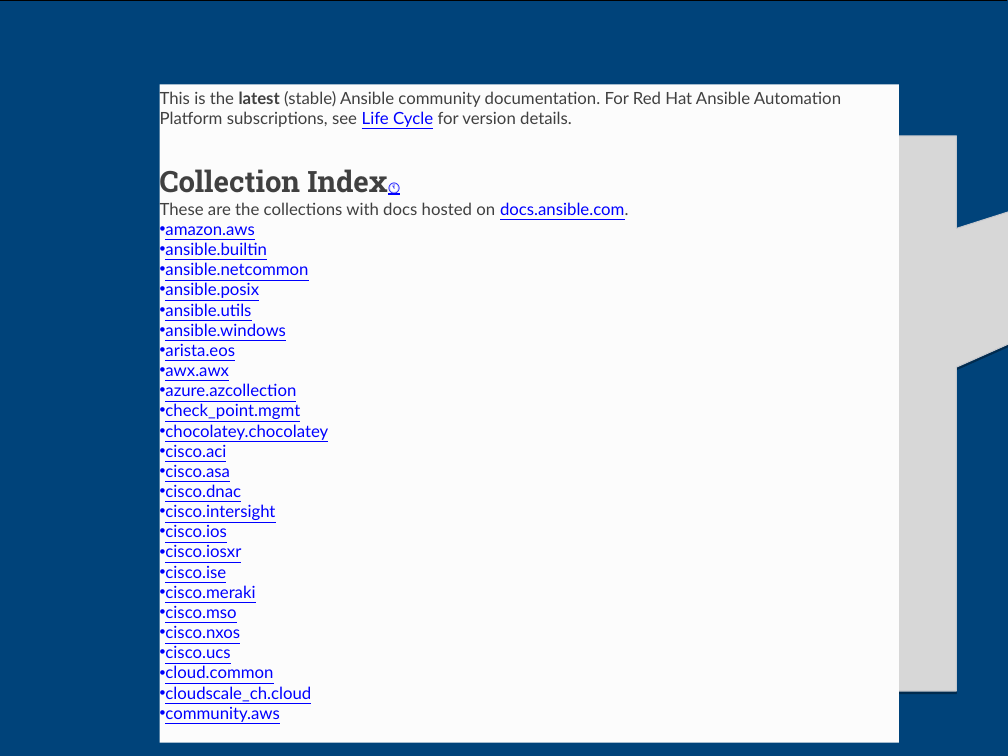
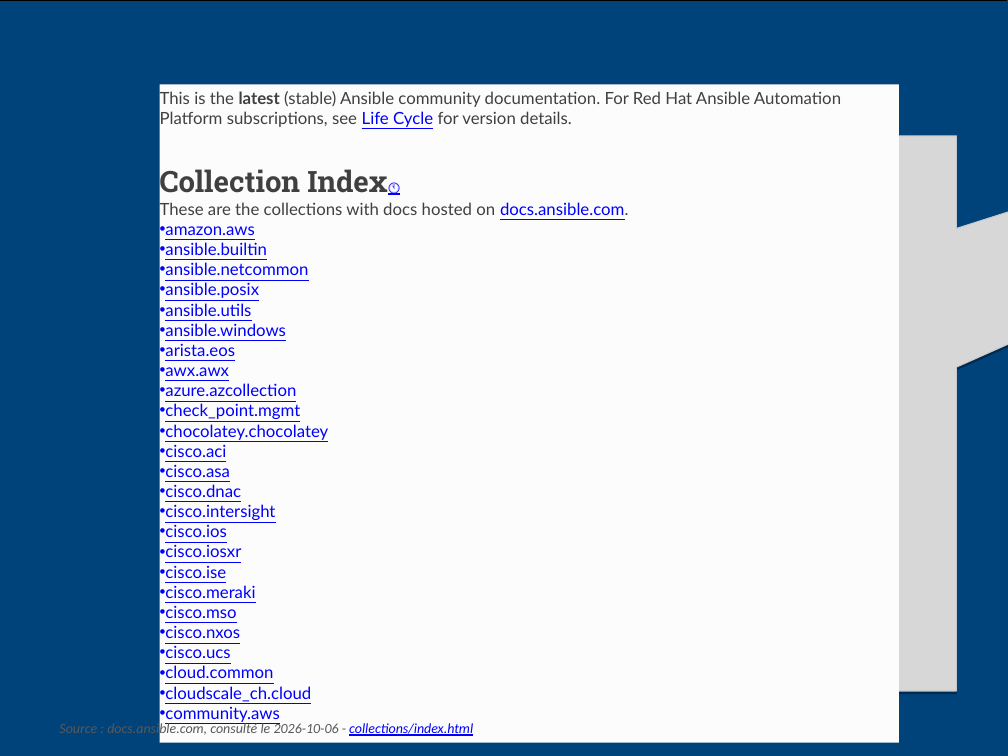
Before and after one commit to CCoupel/ansible-training, a slide deck: slide 47 of Ansible Training.pptx. Drawn at 1008x756 pixels with LibreOffice and Linux fonts; fonts in the diff are those of the drawing; background and template pictures are left out. Boxes give left, top, right and bottom in pixels: in the first picture for what was removed or moved away, otherwise in the second. Text is boxed around its words. In the diff, an @@ line names an element or a change of style, - is before the commit and + after.

```diff
--- a/Ansible Training.pptx
+++ b/Ansible Training.pptx
@@ text added at box(59, 721, 473, 737), 10 pt, text #595959, italic @@
+Source : docs.ansible.com, consulté le 2026-10-06 - collections/index.html
```
Also in this commit, not shown: 16 other slides changed, 4 slides added, 4 slides removed.
